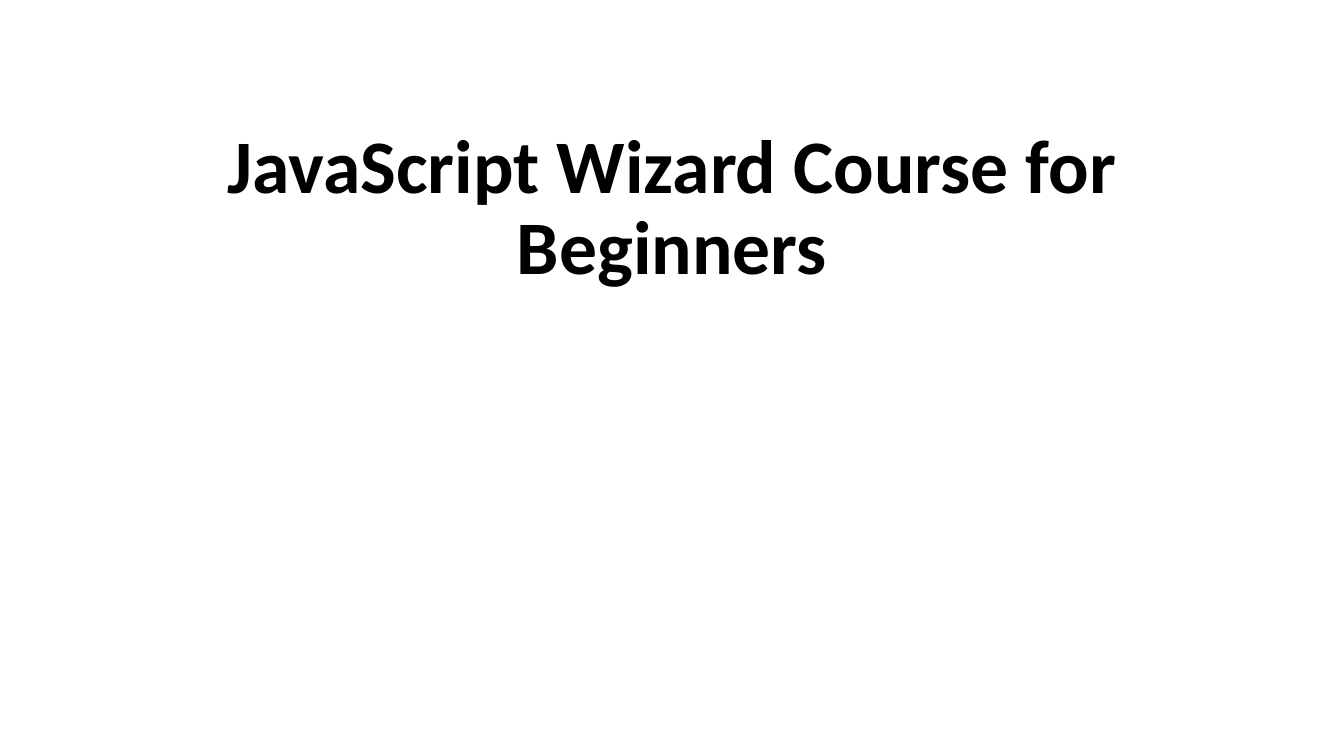
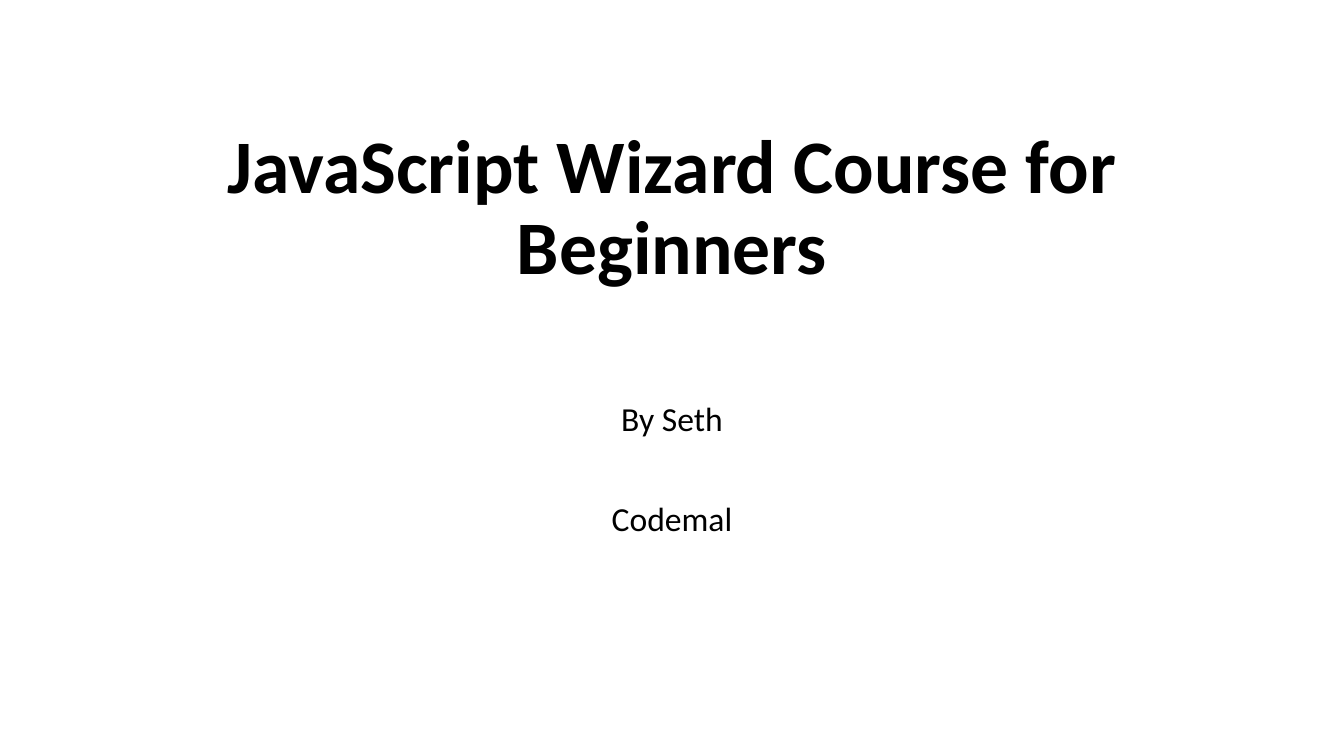
Before and after one commit to SethLK/JavaScript-Wizard-Course-for-Beginners, a slide deck: slide 1 of JavaScript Master Course for Beginners.pptx. Drawn at 1344x756 pixels with LibreOffice and Linux fonts; fonts in the diff are those of the drawing. Boxes give left, top, right and bottom in pixels: in the first picture for what was removed or moved away, otherwise in the second. Text is boxed around its words. In the diff, an @@ line names an element or a change of style, - is before the commit and + after.

```diff
--- a/JavaScript Master Course for Beginners.pptx
+++ b/JavaScript Master Course for Beginners.pptx
@@ subtitle added at (612,407,733,532), 24 pt, text #000000 @@
+By Seth
+Codemal
```
Also in this commit, not shown: 5 other slides changed, 5 slides added, 2 other files.
